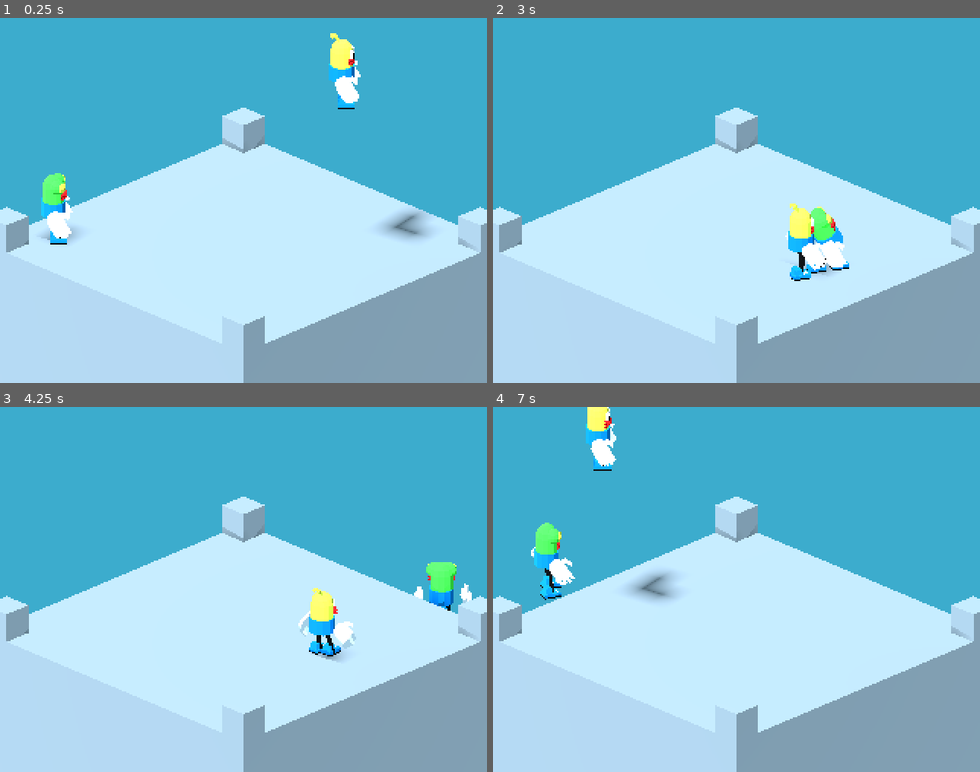
Above: before the commit, frames 1-4 (two rows, left to right).
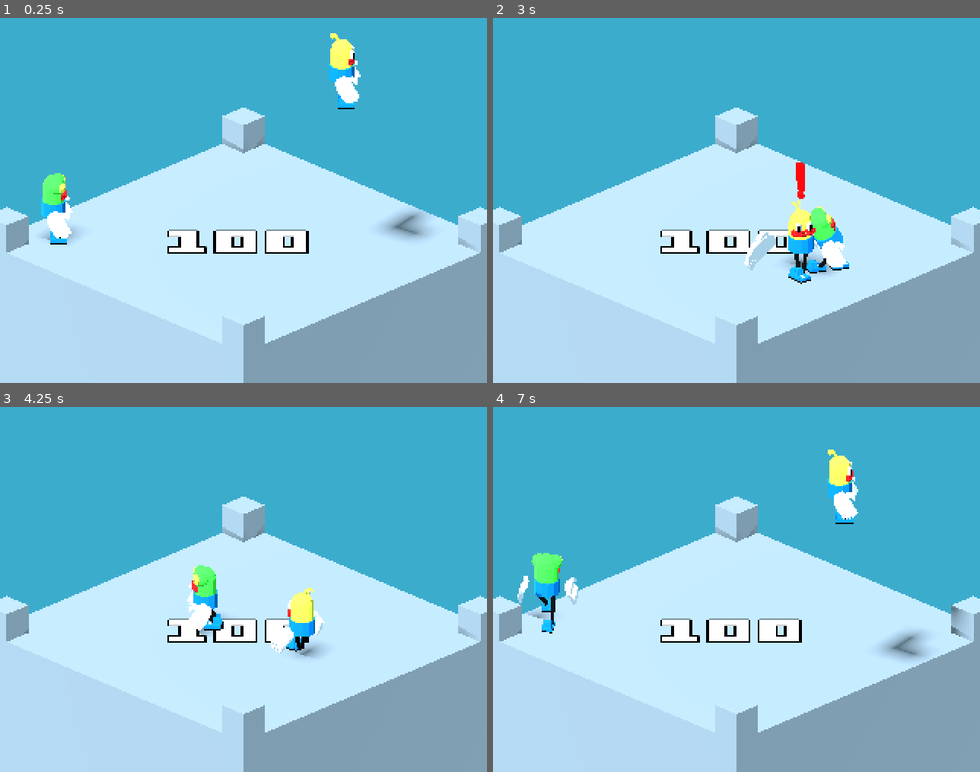
Above: after the commit, the same moments.

Repository: cat-in-the-dark/gmtk_2026
Game: Godot game, scene res://main.tscn
Two runs of this game, one before a commit and one after it. Both use one fixed random seed, a clock stepped at 60 frames per second and the inputs below.
Inputs:
- Up to frame 1 (0.25 s): no input
- Up to frame 2 (3 s): hold D (move_right) 0.53-1.28 s; hold Space (attack) 0.53-1.28 s; tap Ctrl (dash) at 0.8, 1.35, 2.3, 2.85 s; hold S (move_down) 1.28-2.03 s; tap Space (attack) at 1.55 s; hold D (move_right) 2.03-2.78 s; hold Space (attack) 2.03-2.78 s; hold W (move_up) from 2.78 s (still down)
- Up to frame 3 (4.25 s): tap Space (attack) at 3.05 s; release W (move_up) at 3.53 s; hold A (move_left) from 3.53 s (still down); hold Space (attack) from 3.53 s (still down); tap Ctrl (dash) at 3.8 s
- Up to frame 4 (7 s): release Space (attack) at 4.28 s; tap Ctrl (dash) at 4.35, 5.3, 5.85, 6.8 s; tap Space (attack) at 4.55, 6.05 s; release A (move_left) at 5.03 s; hold S (move_down) 5.03-5.78 s; hold Space (attack) 5.03-5.78 s; hold D (move_right) 5.78-6.53 s; hold W (move_up) from 6.53 s (still down); hold Space (attack) from 6.53 s (still down)

The runs differ from the first frame. In frame 1, 1.6% of the frame differs, in the area x 34-64%, y 57-65%; in frame 2, 2.4%; in frame 3, 4.9%; in frame 4, 6.2%, in the area x 5-98%, y 0-70%.

Commit message:
tune charged attack

Diff:
--- a/enemy.gd
+++ b/enemy.gd
@@ -1,8 +1,7 @@
 extends Fighter
 
 @export var attack_range := 1.7
-@export var attack_jitter_min := 0.2
-@export var attack_jitter_max := 0.55
+@export var attack_charge_duration := 0.5
 @export var domino_area_scale := 1.5
 @export var stun_duration := 1.5
 @export var can_dash := false
@@ -13,7 +12,8 @@
 @export var dash_cooldown_jitter := 0.75
 
 var target: Node3D
-var attack_at := -1.0
+var is_charging_attack := false
+var attack_charge_time_left := 0.0
 var stun_time_left := 0.0
 var is_dashing := false
 var dash_time_left := 0.0
@@ -35,6 +35,9 @@
 	var stunned_animation := model_animations.get_animation(&"stunned")
 	if stunned_animation != null:
 		stunned_animation.loop_mode = Animation.LOOP_LINEAR
+	var charge_animation := model_animations.get_animation(&"attack_charge")
+	if charge_animation != null:
+		charge_animation.loop_mode = Animation.LOOP_NONE
 	target = get_tree().get_first_node_in_group("player") as Node3D
 
 
@@ -46,27 +49,23 @@
 	if not is_on_floor():
 		if is_dashing:
 			_finish_dash()
+		if is_charging_attack:
+			_cancel_attack_charge()
 		move_direction = Vector3.ZERO
-		attack_at = -1.0
+	elif is_charging_attack:
+		move_direction = Vector3.ZERO
+		_update_attack_charge(delta)
 	elif target != null and not is_busy():
 		var offset := target.global_position - global_position
 		offset.y = 0.0
-		if _try_start_dash(offset):
-			move_direction = Vector3.ZERO
-			attack_at = -1.0
-		elif offset.length() > attack_range:
-			move_direction = offset.normalized()
-			attack_at = -1.0
-		else:
+		if offset.length() <= attack_range:
 			move_direction = Vector3.ZERO
 			face_direction(offset)
-			if attack_at < 0.0:
-				attack_at = Time.get_ticks_msec() * 0.001 + randf_range(
-					attack_jitter_min, attack_jitter_max
-				)
-			elif Time.get_ticks_msec() * 0.001 >= attack_at:
-				attack_at = -1.0
-				start_attack(&"attack1")
+			_start_attack_charge()
+		elif _try_start_dash(offset):
+			move_direction = Vector3.ZERO
+		else:
+			move_direction = offset.normalized()
 	else:
 		move_direction = Vector3.ZERO
 	super._physics_process(delta)
@@ -83,23 +82,31 @@
 
 
 func is_busy() -> bool:
-	return super.is_busy() or stun_time_left > 0.0 or is_dashing
+	return (
+		super.is_busy()
+		or is_charging_attack
+		or stun_time_left > 0.0
+		or is_dashing
+	)
 
 
 func receive_hit(attacker_position: Vector3, attack_name: StringName = &"") -> void:
 	if is_dashing:
 		_finish_dash()
+	if is_charging_attack:
+		_cancel_attack_charge()
 	var is_strong_attack := attack_name == &"attack3"
 	if is_strong_attack:
 		_start_domino_knockback(attacker_position)
 	else:
 		_start_hit(attacker_position, false, true)
-	attack_at = -1.0
 
 
 func receive_domino_hit(attacker_position: Vector3, source_enemy: Node) -> void:
 	if is_dashing:
 		_finish_dash()
+	if is_charging_attack:
+		_cancel_attack_charge()
 	_start_domino_knockback(attacker_position, source_enemy, false)
 
 
@@ -115,7 +122,6 @@
 	if source_enemy != null:
 		domino_hit_bodies[source_enemy.get_instance_id()] = true
 	_start_hit(attacker_position, true, true, true)
-	attack_at = -1.0
 
 
 func _spread_domino_knockback() -> void:
@@ -134,6 +140,26 @@
 		domino_hit_bodies[body_id] = true
 		if body.has_method("receive_domino_hit"):
 			body.receive_domino_hit(global_position, self)
+
+
+func _start_attack_charge() -> void:
+	is_charging_attack = true
+	attack_charge_time_left = attack_charge_duration
+	model_animations.play(&"attack_charge")
+
+
+func _update_attack_charge(delta: float) -> void:
+	attack_charge_time_left = maxf(attack_charge_time_left - delta, 0.0)
+	if attack_charge_time_left > 0.0:
+		return
+	is_charging_attack = false
+	if not start_attack(&"attack1"):
+		_cancel_attack_charge()
+
+
+func _cancel_attack_charge() -> void:
+	is_charging_attack = false
+	attack_charge_time_left = 0.0
 
 
 func _try_start_dash(offset: Vector3) -> bool:
@@ -208,7 +234,3 @@
 
 func _can_attack_body(body: Node) -> bool:
 	return not body.is_in_group(&"enemies")
-
-
-func _on_attack_interrupted() -> void:
-	attack_at = -1.0
--- a/enemy.tscn
+++ b/enemy.tscn
@@ -6,8 +6,7 @@
 [node name="Enemy" unique_id=950568139 groups=["enemies"] instance=ExtResource("1_base")]
 script = ExtResource("2_enemy")
 attack_range = 1.7
-attack_jitter_min = 0.2
-attack_jitter_max = 0.55
+attack_charge_duration = 0.5
 domino_area_scale = 1.5
 stun_duration = 1.5
 move_speed = 1
--- a/main.tscn
+++ b/main.tscn
@@ -5,6 +5,7 @@
 [ext_resource type="PackedScene" uid="uid://cartgfib48y0f" path="res://box/box.tscn" id="3_h2yge"]
 [ext_resource type="PackedScene" uid="uid://cyscod0sjv43a" path="res://enemy.tscn" id="4_enemy"]
 [ext_resource type="Script" uid="uid://bknjhtpkrcxph" path="res://enemy_spawner.gd" id="5_spawner"]
+[ext_resource type="FontFile" uid="uid://cnrtfdru4342r" path="res://fonts/deltarune.ttf" id="6_7mycd"]
 
 [sub_resource type="WorldBoundaryShape3D" id="WorldBoundaryShape3D_lquwl"]
 
@@ -83,3 +84,10 @@
 
 [node name="MeshInstance3D" type="MeshInstance3D" parent="level/platform1" unique_id=1513292004]
 mesh = SubResource("BoxMesh_apnw2")
+
+[node name="EnemyCounter" type="Label3D" parent="level" unique_id=290163380]
+transform = Transform3D(0.70710677, 0.70710677, 3.090862e-08, 0, -4.3711385e-08, 0.9999999, 0.70710677, -0.70710677, -3.090862e-08, 0, 0.0052490234, 0)
+text = "100"
+font = ExtResource("6_7mycd")
+font_size = 640
+outline_size = 72
Binary file added: fonts/deltarune.ttf
Not shown, added: fonts/deltarune.ttf.import
